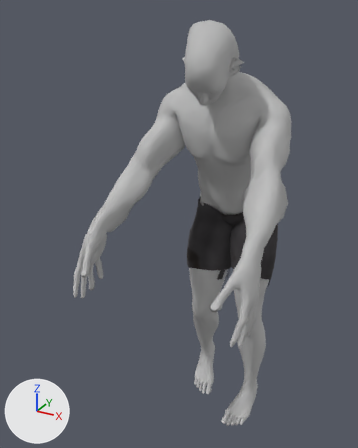
The glTF model models/game/stomper.glb, before and after one commit.
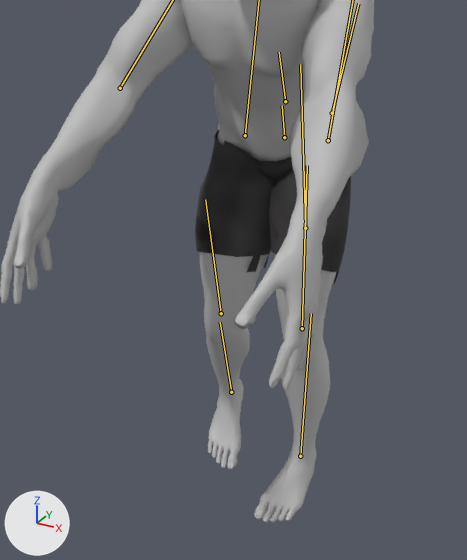
Each version is shown whole from a 50 mm camera at (0.94, -2.33, 2.22) aimed at (-0.13, -0.38, 1.24), then close up on the part from 20% to 97% of the width and 27% to 100% of the height. The axes (+X, +Y, +Z) are drawn at lower left. The lights are the same throughout. The first two pictures are the older version. Both versions are drawn at frame 13 of the action 'Walk'; the numbers are the values there. The bones that change, and the others that lie on the model, are drawn over the model as lines in the close-ups.
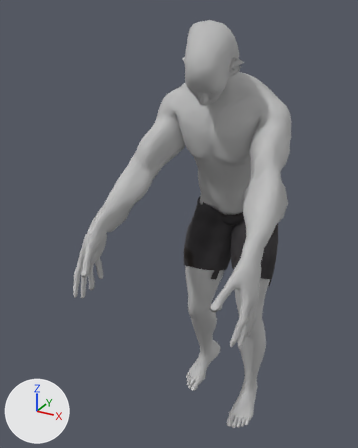
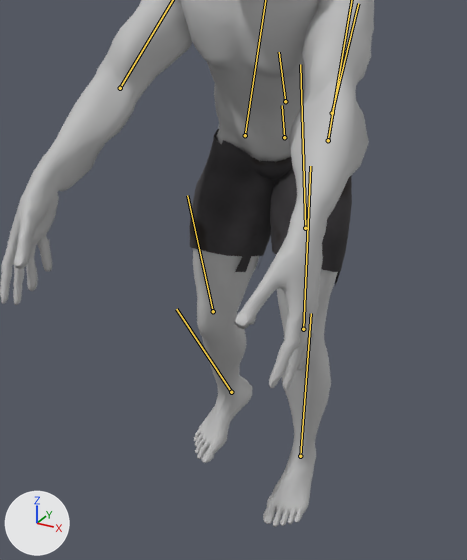
Location of each change, (x1, y1, x2, y2) in pixels of the close-ups (467 x 560 px):
'Mesh_0', posed: before (0, 0, 374, 523); after (0, 0, 374, 527)
bone 'Foot.R', root to tip: before (231, 392) to (220, 322); after (231, 392) to (176, 309)

What the commit changed:
Bone 'UpperLeg.L' (bone_upperleg_l) turns from (-25, -4, -6) to (-25, -2, -7) degrees about its own x, y and z.
Bone 'Foot.L' (bone_foot_l) turns from (-7, -8, 1) to (-7, -2, 1) degrees about its own x, y and z.
Bone 'UpperLeg.R' (bone_upperleg_r) turns from (-22, 3, -6) to (-23, -5, -6) degrees about its own x, y and z.
Bone 'Foot.R' (bone_foot_r) turns from (5, 7, -1) to (5, -15, 11) degrees about its own x, y and z.
